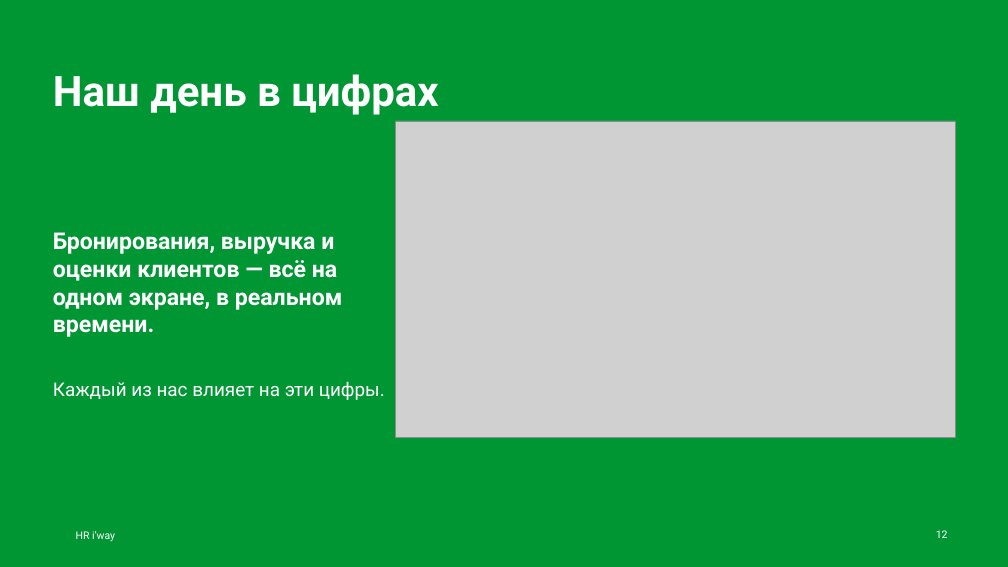
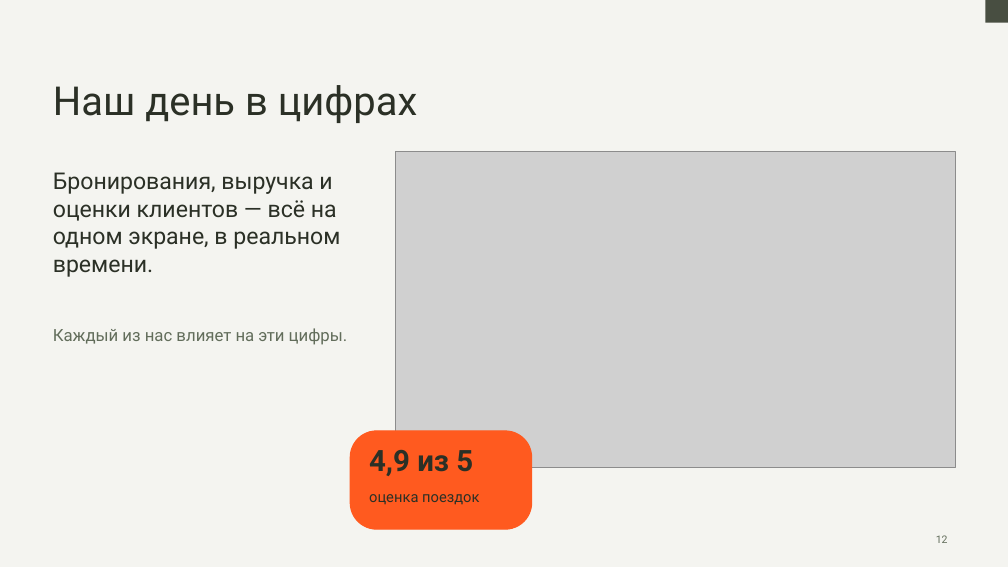
Before and after one commit to hriwayhr/HR-projects, a slide deck: slide 12 of presentations/HR-iway-onboarding-2026.pptx. Drawn at 1008x567 pixels with LibreOffice and Linux fonts; fonts in the diff are those of the drawing; grey boxes stand for pictures; background and template pictures are left out. Boxes give left, top, right and bottom in pixels: in the first picture for what was removed or moved away, otherwise in the second. Text is boxed around its words. In the diff, an @@ line names an element or a change of style, - is before the commit and + after.

```diff
--- a/presentations/HR-iway-onboarding-2026.pptx
+++ b/presentations/HR-iway-onboarding-2026.pptx
@@ background #009634 to #F4F4F0 @@
@@ rectangle added at <box>985,0,1008,23</box>, fill #484E41 @@
@@ title "Наш день в цифрах": place and size @@
-title "Наш день в цифрах" at <box>53,74,438,115</box>
+title "Наш день в цифрах" at <box>53,85,418,123</box>
@@ title "Наш день в цифрах" at <box>53,85,418,123</box>: size 40 to 38 pt, text colour #FFFFFF to #2B3026, bold off @@
@@ text "Бронирования, выручка и оценки клиентов ...": place and size @@
-text "Бронирования, выручка и оценки клиентов ..." at <box>53,232,342,337</box>
+text "Бронирования, выручка и оценки клиентов ..." at <box>53,172,340,277</box>
@@ text "Бронирования, выручка и оценки клиентов ..." at <box>53,172,340,277</box>: text colour #FFFFFF to #2B3026, bold off @@
@@ picture: place and size @@
-picture at <box>395,121,955,437</box>
+picture at <box>395,151,955,467</box>
@@ text "Каждый из нас влияет на ...": place and size @@
-text "Каждый из нас влияет на ..." at <box>53,381,385,400</box>
+text "Каждый из нас влияет на ..." at <box>53,328,348,345</box>
@@ text "Каждый из нас влияет на ..." at <box>53,328,348,345</box>: size 18 to 16 pt, text colour #FFFFFF to #626D5B @@
@@ rounded rectangle added at <box>350,431,532,529</box>, fill #FF5A1F, outline #FF5A1F 1 pt @@
@@ text added at <box>369,450,473,476</box>, 28 pt, text #2B3026, bold @@
+4,9 из 5
@@ text added at <box>369,494,479,505</box>, 14 pt, text #2B3026 @@
+оценка поездок
@@ text removed at <box>76,531,115,541</box> @@
-HR i’way
@@ page number at <box>936,535,948,543</box>: text colour #FFFFFF to #626D5B @@
```
Also in this commit, not shown: 27 other slides changed, 4 other files.
